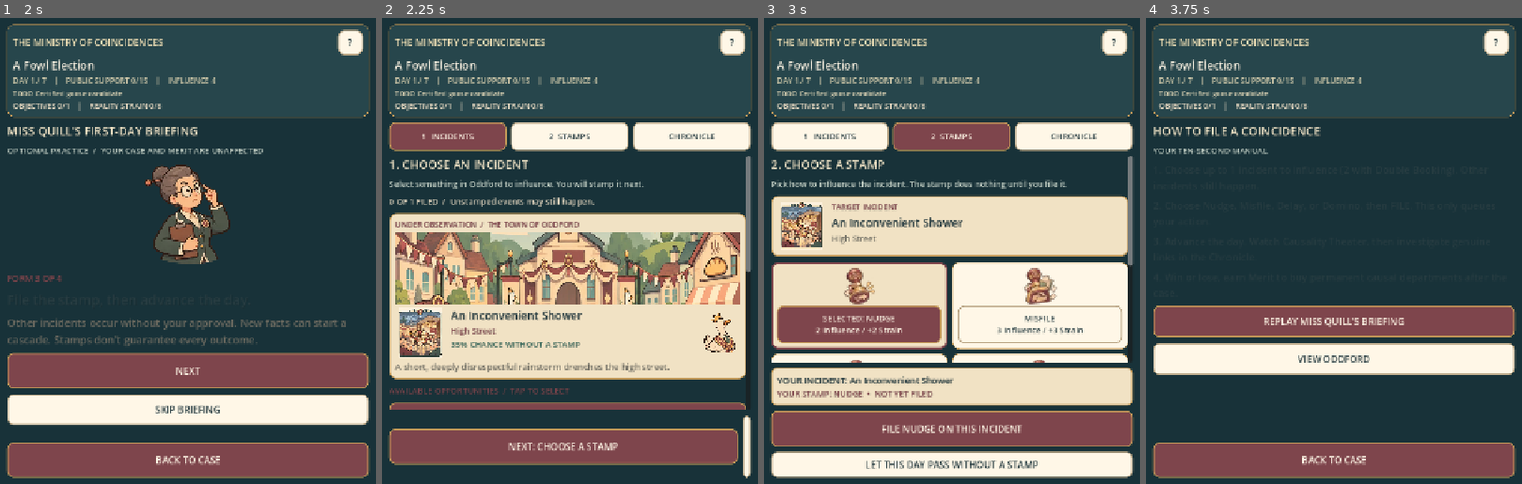
Above: before the commit, frames 1-4 (left to right).
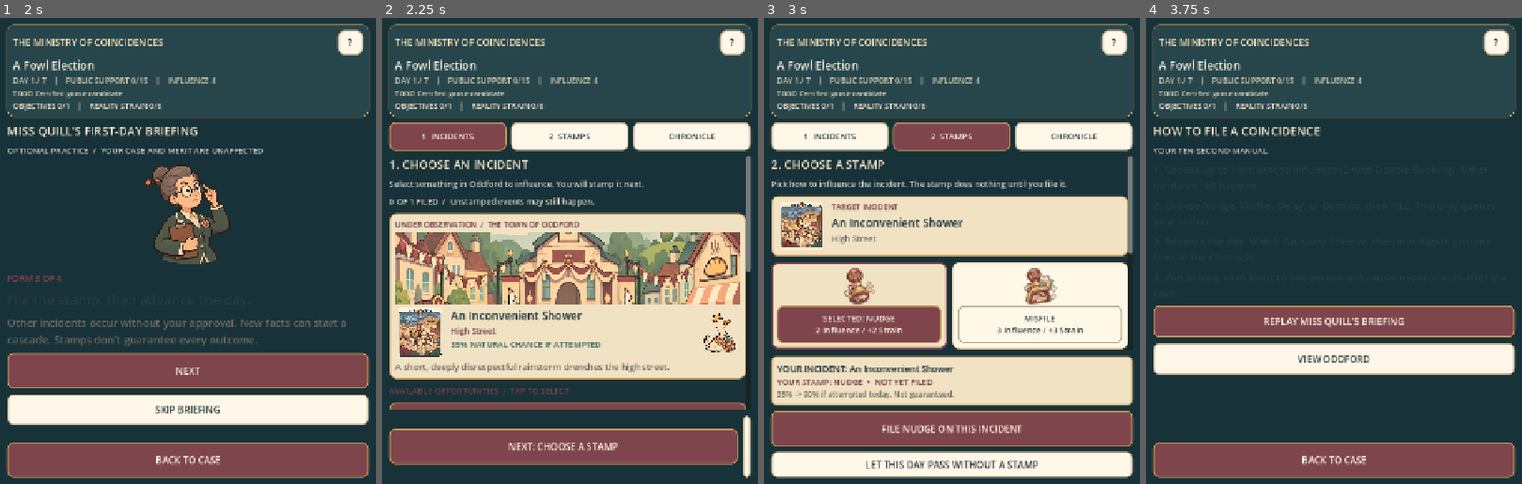
Above: after the commit, the same moments.

Repository: killjoy00/ministry
Game: Godot game, scene res://scenes/mobile_main.tscn
Same seed, same stepped clock (60 frames per second), same inputs: the game is played once before the commit and once after it. This scene is started directly instead of the project's main scene.
Inputs:
- Up to frame 1 (2 s): click "NEXT" at 0.5 s; click "NEXT" at 1.25 s
- Up to frame 2 (2.25 s): click "SKIP BRIEFING" at 2 s
- Up to frame 3 (3 s): click "NEXT: CHOOSE A STAMP" at 2.75 s
- Up to frame 4 (3.75 s): click "?" at 3.5 s

Frame 1 is identical in both runs. In frame 2, 0.3% of the frame differs, in the area x 23-59%, y 69-71%; in frame 3, 4.5%, in the area x 1-99%, y 50-82%; in frame 4, less than 0.1%.

Commit message:
Always show truthful conditional odds alongside selected incident and stamp

Diff:
--- a/scripts/mobile/mobile_game.gd
+++ b/scripts/mobile/mobile_game.gd
@@ -229,7 +229,7 @@
         feature_row.add_child(caption)
         caption.add_child(_label(str(current["title"]), 19, INK, true))
         caption.add_child(_label(str(current.get("place", "Oddford")), 14, BURGUNDY, true))
-        caption.add_child(_label("%d%% CHANCE WITHOUT A STAMP" % roundi(float(current["chance"]) * 100.0), 14, GREEN, true))
+        caption.add_child(_label("%d%% NATURAL CHANCE IF ATTEMPTED" % roundi(float(current["chance"]) * 100.0), 14, GREEN, true))
         var actor := TextureRect.new()
         actor.name = "MobileIncidentCharacter"
         actor.texture = load("res://assets/illustrated/portrait_%s.webp" % _portrait_for_event(str(current["id"]))) as Texture2D
@@ -246,7 +246,7 @@
             var id: String = str(rule["id"])
             var already: bool = id == str(sim.pending.get("target", "")) or id == str(sim.second_pending.get("target", ""))
             var marker: String = "FILED  •  " if already else "SELECTED  •  " if id == selected_event else ""
-            var caption: String = "%s%s\n%s  |  %d%% natural chance" % [marker, str(rule["title"]), str(rule.get("place", "Oddford")), roundi(float(rule["chance"]) * 100.0)]
+            var caption: String = "%s%s\n%s  |  %d%% chance if attempted" % [marker, str(rule["title"]), str(rule.get("place", "Oddford")), roundi(float(rule["chance"]) * 100.0)]
             var btn := _button(caption, id == selected_event, 70)
             btn.alignment = HORIZONTAL_ALIGNMENT_LEFT
             btn.name = "MobileIncident_" + id
@@ -538,6 +538,8 @@
             var target: Dictionary = sim.get_rule(selected_event)
             info.add_child(_label("YOUR INCIDENT: " + str(target.get("title", "Choose an incident")), 15, INK, true))
             info.add_child(_label("YOUR STAMP: %s  •  NOT YET FILED" % str(STAMP_LABELS[selected_stamp]), 14, BURGUNDY, true))
+            if not target.is_empty():
+                info.add_child(_label(_preview(target), 13, MUTED))
         else:
             info.add_child(_label("%d STAMP%s FILED FOR TODAY" % [_filed_count(), "" if _filed_count() == 1 else "S"], 14, GREEN, true))
             for filing in [sim.pending, sim.second_pending]:
